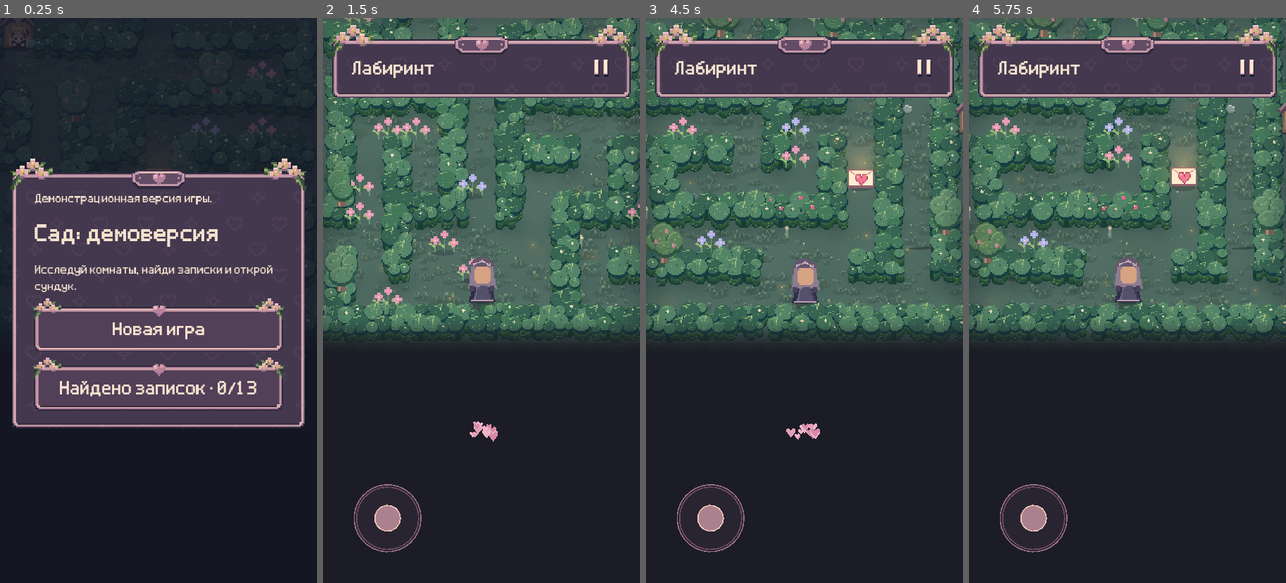
Above: before the commit, frames 1-4 (left to right).
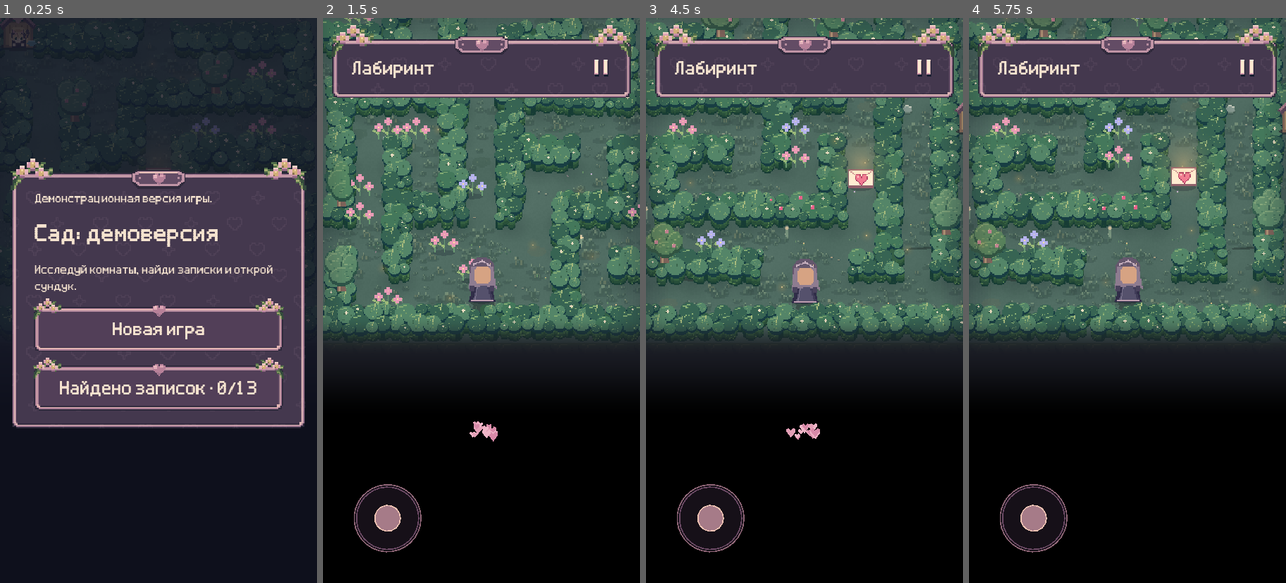
Above: after the commit, the same moments.

Repository: NQUAREx/dina-lovely
Game: Godot game, scene res://main.tscn
The game is run twice, just before and just after one commit, with the same random seed, the same clock (stepped at 60 frames per second) and the same inputs. Sound files missing from this copy of the repository are replaced by a short silence.
Inputs (mouse positions are in pixels of both pictures, inside the frame that each line leads up to):
- Up to frame 1 (0.25 s): no input
- Up to frame 2 (1.5 s): click "Новая игра" at 0.5 s; click "Пойдём" at 1.25 s
- Up to frame 3 (4.5 s): click (924, 68) at 2 s; click "Новая игра" at 2.75 s; click "Начать новую историю" at 3.5 s; click "Пойдём" at 4.25 s
- Up to frame 4 (5.75 s): move the mouse to (1197, 272) at 5.02 s; click (1197, 272) at 5.17 s

The runs differ from the first frame. In frame 2, 33% of the frame differs, in the area x 0-100%, y 65-100%; in frame 3, 33%; in frame 4, 34%.

Commit message:
Restore shared junction depth and fade distant fog to black over dark perimeter

Diff:
--- a/scripts/boundary_backdrop.gd
+++ b/scripts/boundary_backdrop.gd
@@ -17,14 +17,14 @@
  var height:int=g.grid.size()
  for ring in [1,2]:
   for y in range(5-ring,height-5+ring):
-   # Corridor backdrop has a single owner below, including cached neighbours.
-   if g.corridor_row(y):continue
    for x in range(-ring,width+ring):
     if x>=0 and x<width and y>=5 and y<height-5:continue
     var center:=15 if g.level==0 and y<5 else 13
     if (y<5 and g.level<6 or y>=height-5 and g.level>0) and absi(x-center)<=2:continue
     var p:Vector2=g.screen(Vector2(x+.5,y+.5)*48)
-    stamp(g.level,p)
+    # Junction aprons exist in both cached rooms; their material follows
+    # the same upper-room owner as the shared corridor, never active level.
+    stamp(g.boundary_room(y) if g.corridor_row(y) else g.level,p)
  # Corridor texture must continue beyond its actual outer wall too. Otherwise
  # the transparent edge ends before the72px fog reaches full opacity.
  if g.drawing_neighbor:return
--- a/scripts/game.gd
+++ b/scripts/game.gd
@@ -3023,7 +3023,7 @@
 			for side in [-1,1]:gate_lights.append(screen(door.pos+origin)+Vector2(side*99,-47))
 	material.set_shader_parameter("gate_lights",gate_lights)
 	material.set_shader_parameter("gate_light_count",gate_lights.size())
-	material.set_shader_parameter("room_band",Vector2(screen(origin+Vector2(0,5*TILE)).y,screen(origin+Vector2(0,dark_height-5*TILE)).y))
+	material.set_shader_parameter("room_band",Vector2(screen(origin+Vector2(0,3*TILE)).y,screen(origin+Vector2(0,dark_height-3*TILE)).y))
 	material.set_shader_parameter("room_opacity",opacity)
 	var facing: Vector2 = walk_facing.normalized()
 	if joy_vector.length()>.2: facing=joy_vector.normalized()
--- a/shaders/boundary_depth.gdshader
+++ b/shaders/boundary_depth.gdshader
@@ -16,6 +16,7 @@
  // One distance field for rooms and corridors. There is no switch
  // at a floor edge: alpha and its derivative both start at zero there.
  float fog=smoothstep(0.,72.,distance);
- // Muted slate dusk keeps the edge opaque without a pitch-black void.
- COLOR=vec4(.105,.112,.145,fog);
+ // Slate at the near edge fades smoothly into black in the distance.
+ vec3 dusk=mix(vec3(.105,.112,.145),vec3(0.),smoothstep(48.,180.,distance));
+ COLOR=vec4(dusk,fog);
 }
Not shown, changed: AGENTS.md
Not shown, changed: PROJECT_CONTEXT.md
Not shown, added: docs/game.2315a4c91f5f.pck
Not shown, removed: docs/game.4ef7ca1e1134.pck
Not shown, changed: docs/index.pck
